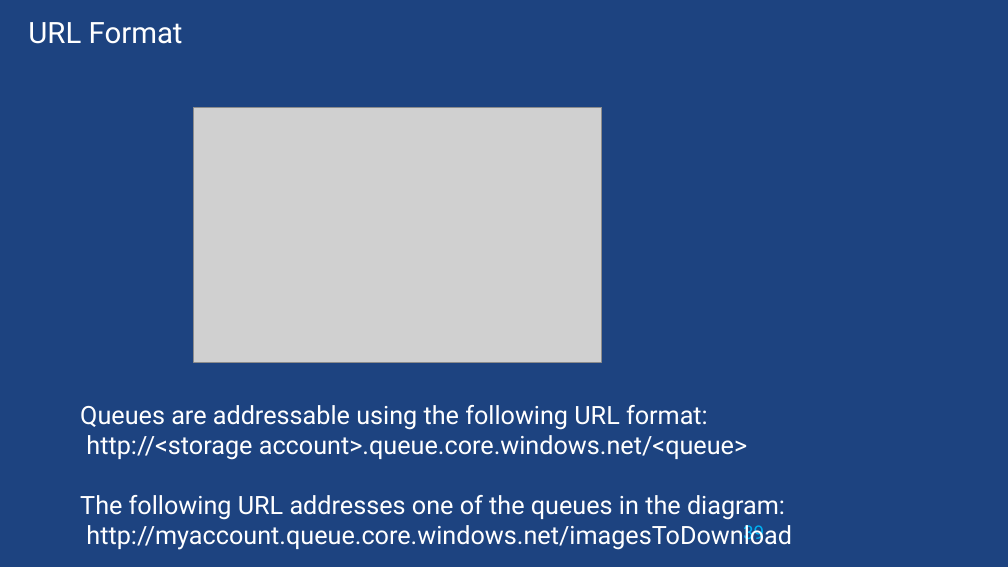
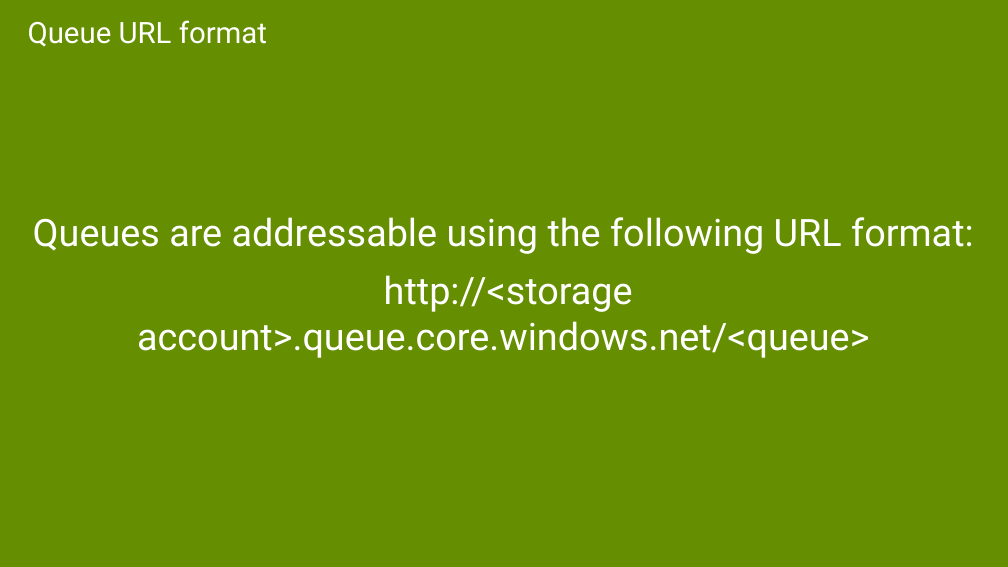
Before and after one commit to sack212/BasicAzureCamp, a slide deck: slide 57 of Data-Storage/Data-Storage.pptx (slide 39 before the commit). Drawn at 1008x567 pixels with LibreOffice and Linux fonts; fonts in the diff are those of the drawing; grey boxes stand for pictures. Boxes give left, top, right and bottom in pixels: in the first picture for what was removed or moved away, otherwise in the second. Text is boxed around its words. In the diff, an @@ line names an element or a change of style, - is before the commit and + after.

Commit message:
Updates to Data-Storage including first unit test style demo.

```diff
--- a/Data-Storage/Data-Storage.pptx
+++ b/Data-Storage/Data-Storage.pptx
@@ background #1D4380 to #658E00 @@
@@ text "Queues are addressable using the ...": place and size @@
-text "Queues are addressable using the ..." at <box>80,405,792,550</box>
+text "Queues are addressable using the ..." at <box>33,217,974,358</box>
@@ text "Queues are addressable using the ..." at <box>33,217,974,358</box>: size 24 to 36 pt; alignment left to centre; more space between paragraphs; vertical alignment top to middle @@
@@ text at <box>28,20,267,47</box>: text changed @@
-URL Format
+Queue URL format
@@ picture removed at <box>194,107,602,362</box> @@
@@ text at <box>80,495,792,550</box>: paragraphs removed @@
-The following URL addresses one of the queues in the diagram:
-http://myaccount.queue.core.windows.net/imagesToDownload
@@ page number removed at <box>743,525,764,545</box> @@
-39
```
Also in this commit, not shown: 42 other slides changed, 25 slides added, 2 slides removed, 12 other files.
